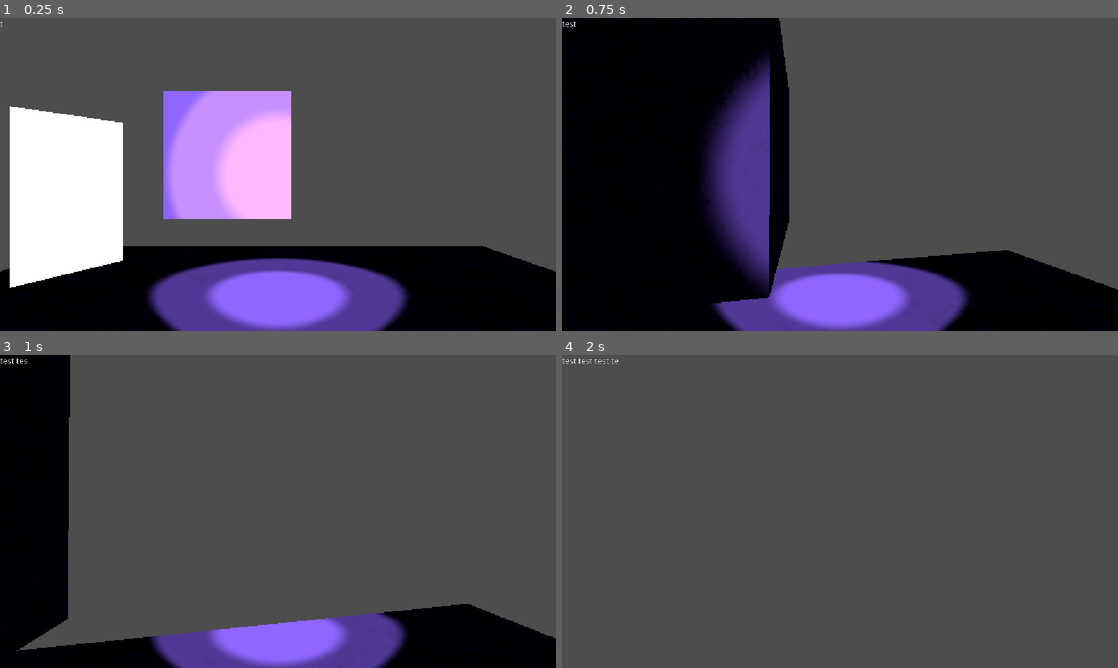
Above: before the commit, frames 1-4 (two rows, left to right).
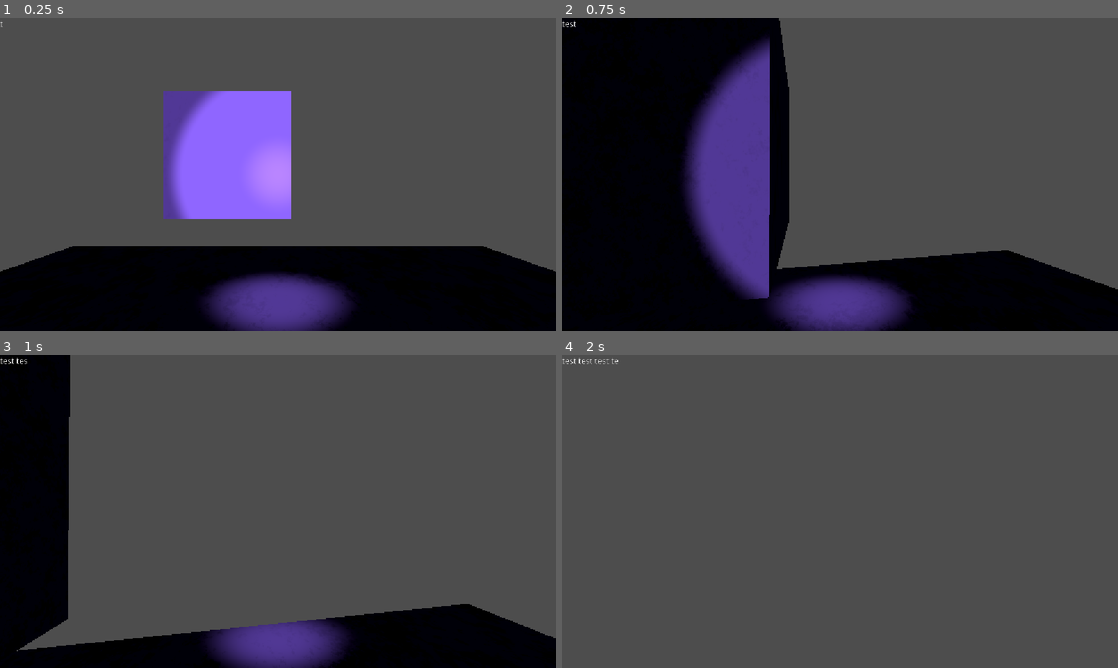
Above: after the commit, the same moments.

Repository: he21123/gj-esa
Game: Godot game, scene res://node_3d.tscn
The game is run twice, just before and just after one commit, with the same random seed, the same clock (stepped at 60 frames per second) and the same inputs.
Inputs (mouse positions are in pixels of both pictures, inside the frame that each line leads up to):
- Up to frame 1 (0.25 s): no input
- Up to frame 2 (0.75 s): tap Enter at 0.5 s; move the mouse to (867, 174) at 0.52 s; hold W (move_forward) from 0.53 s (still down); tap E (pickup, bound only after the commit) at 0.6 s
- Up to frame 3 (1 s): keep holding W (move_forward)
- Up to frame 4 (2 s): keep holding W (move_forward); move the mouse to (812, 511) at 1.27 s; tap C (crouching) at 1.35 s; tap E (pickup, bound only after the commit) at 1.55 s

The runs differ from the first frame. In frame 1, 29% of the frame differs, in the area x 1-74%, y 23-100%; in frame 2, 15%; in frame 3, 6.2%; in frame 4, nothing differs.

Commit message:
pickup mech.

Diff:
--- a/Objective.gd
+++ b/Objective.gd
@@ -30,8 +30,8 @@
 		await hide_objective()
 		await sleep(5)
 
-func show_objective(text: String) -> void:
-	set_text(text)
+func show_objective(txt: String) -> void:
+	set_text(txt)
 	await text_appear()
 
 func hide_objective():
--- a/Player.tscn
+++ b/Player.tscn
@@ -1,7 +1,8 @@
 [gd_scene format=3 uid="uid://cnfe4aepknig4"]
 
 [ext_resource type="Script" uid="uid://danmh8luuh0qt" path="res://player_Movement_2_Now_is_personal.gd" id="1_kpjcp"]
-[ext_resource type="Script" uid="uid://bnepuqscbnlwm" path="res://playerCam.gd" id="2_kne1u"]
+[ext_resource type="Script" uid="uid://bnepuqscbnlwm" path="res://playerCam.gd" id="2_kpjcp"]
+[ext_resource type="Script" uid="uid://c22tp3mftva12" path="res://pickup.gd" id="3_kne1u"]
 
 [sub_resource type="CapsuleShape3D" id="CapsuleShape3D_e80uo"]
 
@@ -19,8 +20,20 @@
 
 [node name="Camera3D" type="Camera3D" parent="." unique_id=620389596]
 transform = Transform3D(1, 0, 0, 0, 1, 0, 0, 0, 1, 0, 0.5, 0)
-script = ExtResource("2_kne1u")
-crouch_speed = 2.0
+script = ExtResource("2_kpjcp")
 
 [node name="SpotLight3D" type="SpotLight3D" parent="Camera3D" unique_id=1594203226]
-spot_attenuation = -1.51
+spot_attenuation = -0.56
+
+[node name="RayCast3D" type="RayCast3D" parent="Camera3D" unique_id=172756908 node_paths=PackedStringArray("hold_point")]
+target_position = Vector3(0, 0, -2.4)
+hit_back_faces = false
+debug_shape_thickness = 4
+script = ExtResource("3_kne1u")
+PULL_STRENGTH = 25.0
+PULL_DAMP = 10.0
+MAX_ACCEL = 80.0
+hold_point = NodePath("../Marker3D")
+
+[node name="Marker3D" type="Marker3D" parent="Camera3D" unique_id=815748724]
+transform = Transform3D(1, 0, 0, 0, 1, 0, 0, 0, 1, 0, 0, -1.5)
--- /dev/null
+++ b/character_preset.tscn
@@ -0,0 +1,22 @@
+[gd_scene format=3 uid="uid://c6t8lbmtsfmjx"]
+
+[ext_resource type="Script" uid="uid://b3ife71qabbjj" path="res://lookAt.gd" id="1_ojt3y"]
+
+[sub_resource type="StandardMaterial3D" id="StandardMaterial3D_r3fl7"]
+shading_mode = 0
+
+[sub_resource type="QuadMesh" id="QuadMesh_pekrf"]
+
+[sub_resource type="CylinderShape3D" id="CylinderShape3D_pekrf"]
+
+[node name="CharacterPreset" type="CharacterBody3D" unique_id=454946596]
+script = ExtResource("1_ojt3y")
+
+[node name="CharacterMesh" type="MeshInstance3D" parent="." unique_id=78831983]
+transform = Transform3D(1, 0, 0, 0, 2, 0, 0, 0, 1, 0, 0, 0)
+material_override = SubResource("StandardMaterial3D_r3fl7")
+cast_shadow = 0
+mesh = SubResource("QuadMesh_pekrf")
+
+[node name="CharacterCollider" type="CollisionShape3D" parent="." unique_id=519835307]
+shape = SubResource("CylinderShape3D_pekrf")
--- /dev/null
+++ b/lift_object.tscn
@@ -0,0 +1,19 @@
+[gd_scene format=3 uid="uid://bku5n2j21msvj"]
+
+[ext_resource type="Material" uid="uid://ci2gvpo6ox57c" path="res://shader.tres" id="1_133d3"]
+
+[sub_resource type="PhysicsMaterial" id="PhysicsMaterial_2lrcr"]
+
+[sub_resource type="BoxMesh" id="BoxMesh_pekrf"]
+
+[sub_resource type="BoxShape3D" id="BoxShape3D_jka67"]
+
+[node name="liftObject" type="RigidBody3D" unique_id=1355792475]
+physics_material_override = SubResource("PhysicsMaterial_2lrcr")
+
+[node name="MeshInstance3D" type="MeshInstance3D" parent="." unique_id=1316769840]
+material_override = ExtResource("1_133d3")
+mesh = SubResource("BoxMesh_pekrf")
+
+[node name="CollisionShape3D" type="CollisionShape3D" parent="." unique_id=1900140887]
+shape = SubResource("BoxShape3D_jka67")
--- a/lookAt.gd
+++ b/lookAt.gd
@@ -1,4 +1,4 @@
-extends MeshInstance3D
+extends CharacterBody3D
 
 @export var player: CharacterBody3D
 
--- a/node_3d.tscn
+++ b/node_3d.tscn
@@ -2,19 +2,16 @@
 
 [ext_resource type="PackedScene" uid="uid://cnfe4aepknig4" path="res://Player.tscn" id="1_i5arm"]
 [ext_resource type="Material" uid="uid://ci2gvpo6ox57c" path="res://shader.tres" id="3_a0tk4"]
-[ext_resource type="Script" uid="uid://b3ife71qabbjj" path="res://lookAt.gd" id="4_r3fl7"]
+[ext_resource type="PackedScene" uid="uid://bku5n2j21msvj" path="res://lift_object.tscn" id="5_i5arm"]
 [ext_resource type="Script" uid="uid://b7ww20hb2fajr" path="res://Objective.gd" id="5_jka67"]
+[ext_resource type="PackedScene" uid="uid://c6t8lbmtsfmjx" path="res://character_preset.tscn" id="5_wc5p8"]
 
 [sub_resource type="BoxMesh" id="BoxMesh_u35ib"]
 
 [sub_resource type="BoxMesh" id="BoxMesh_pekrf"]
 
-[sub_resource type="StandardMaterial3D" id="StandardMaterial3D_r3fl7"]
-shading_mode = 0
-
-[sub_resource type="QuadMesh" id="QuadMesh_pekrf"]
-
-[sub_resource type="CylinderShape3D" id="CylinderShape3D_pekrf"]
+[sub_resource type="PhysicsMaterial" id="PhysicsMaterial_133d3"]
+rough = true
 
 [node name="Node3D" type="Node3D" unique_id=390946995]
 
@@ -32,20 +29,6 @@
 
 [node name="Player" parent="." unique_id=1649294839 instance=ExtResource("1_i5arm")]
 transform = Transform3D(1, 0, 0, 0, 1, 0, 0, 0, 1, 0, 0.74863744, 0)
-
-[node name="CharacterPreset" type="CharacterBody3D" parent="." unique_id=1496790939]
-transform = Transform3D(1, 0, 0, 0, 1, 0, 0, 0, 1, -2.6000001, 1, -2.6)
-
-[node name="CharacterMesh" type="MeshInstance3D" parent="CharacterPreset" unique_id=1492778076 node_paths=PackedStringArray("player")]
-transform = Transform3D(1, 0, 0, 0, 2, 0, 0, 0, 1, 0, 0, 0)
-material_override = SubResource("StandardMaterial3D_r3fl7")
-cast_shadow = 0
-mesh = SubResource("QuadMesh_pekrf")
-script = ExtResource("4_r3fl7")
-player = NodePath("../../Player")
-
-[node name="CharacterCollider" type="CollisionShape3D" parent="CharacterPreset" unique_id=1552628704]
-shape = SubResource("CylinderShape3D_pekrf")
 
 [node name="SpotLight3D" type="SpotLight3D" parent="." unique_id=228057075]
 transform = Transform3D(1, 0, 0, 0, 0.030428912, 0.99953693, 0, -0.99953693, 0.030428912, -1.1899672, 1.6029043, 0.6909137)
@@ -68,3 +51,11 @@
 offset_bottom = 23.0
 script = ExtResource("5_jka67")
 steps = 50.0
+
+[node name="liftObject" parent="." unique_id=1355792475 instance=ExtResource("5_i5arm")]
+transform = Transform3D(1, 0, 0, 0, 1, 0, 0, 0, 1, -2.6000001, 0.5, -0.8)
+physics_material_override = SubResource("PhysicsMaterial_133d3")
+
+[node name="CharacterPreset" parent="." unique_id=454946596 node_paths=PackedStringArray("player") instance=ExtResource("5_wc5p8")]
+transform = Transform3D(1, 0, 0, 0, 1, 0, 0, 0, 1, 2.157812, 1.1367846, 0)
+player = NodePath("../Player")
--- /dev/null
+++ b/pickup.gd
@@ -0,0 +1,60 @@
+extends RayCast3D
+
+var selected_obj: RigidBody3D = null
+var held_obj: RigidBody3D = null
+
+@export var PULL_STRENGTH: float
+@export var PULL_DAMP: float
+@export var MAX_ACCEL: float
+@export var hold_point: Marker3D
+
+var prev_hold_pos: Vector3
+var hold_point_vel: Vector3 = Vector3.ZERO
+
+func dist(a:float, b:float) -> float:
+	var distance = 0
+	if a > b:
+		distance = a-b
+	else:
+		distance = b-a
+	return distance
+
+func _ready() -> void:
+	add_exception(get_parent().get_parent())
+	prev_hold_pos = hold_point.global_position
+
+func _physics_process(delta: float) -> void:
+
+	hold_point_vel = (hold_point.global_position - prev_hold_pos) / delta
+	prev_hold_pos = hold_point.global_position
+
+	selected_obj = null
+
+	if is_colliding():
+		var hit_obj = get_collider()
+		if hit_obj is RigidBody3D:
+			selected_obj = hit_obj
+
+	if Input.is_action_just_pressed("pickup"):
+		if held_obj == null and selected_obj != null:
+			held_obj = selected_obj
+		elif held_obj:
+			held_obj.sleeping = false
+			held_obj = null
+
+	if held_obj != null:
+		if not is_instance_valid(held_obj):
+			held_obj = null
+			return
+
+		var pos_error: Vector3 = (hold_point.global_position - held_obj.global_position)
+		var vel_error: Vector3 = (hold_point_vel - held_obj.linear_velocity)
+
+		var accel: Vector3 = (pos_error * PULL_STRENGTH
+			+ vel_error * PULL_DAMP
+			- held_obj.get_gravity()
+		)
+
+		accel = accel.limit_length(MAX_ACCEL)
+
+		held_obj.apply_central_force(accel * held_obj.mass)
--- a/project.godot
+++ b/project.godot
@@ -59,6 +59,11 @@
 , Object(InputEventKey,"resource_local_to_scene":false,"resource_name":"","device":-1,"window_id":0,"alt_pressed":false …(186 unchanged characters)…
 ]
 }
+pickup={
+"deadzone": 0.2,
+"events": [Object(InputEventKey,"resource_local_to_scene":false,"resource_name":"","device":-1,"window_id":0,"alt_pressed":false,"shift_pressed":false,"ctrl_pressed":false,"meta_pressed":false,"pressed":false,"keycode":0,"physical_keycode":69,"key_label":0,"unicode":101,"location":0,"echo":false,"script":null)
+]
+}
 
 [physics]
 
Not shown, added: pickup.gd.uid
